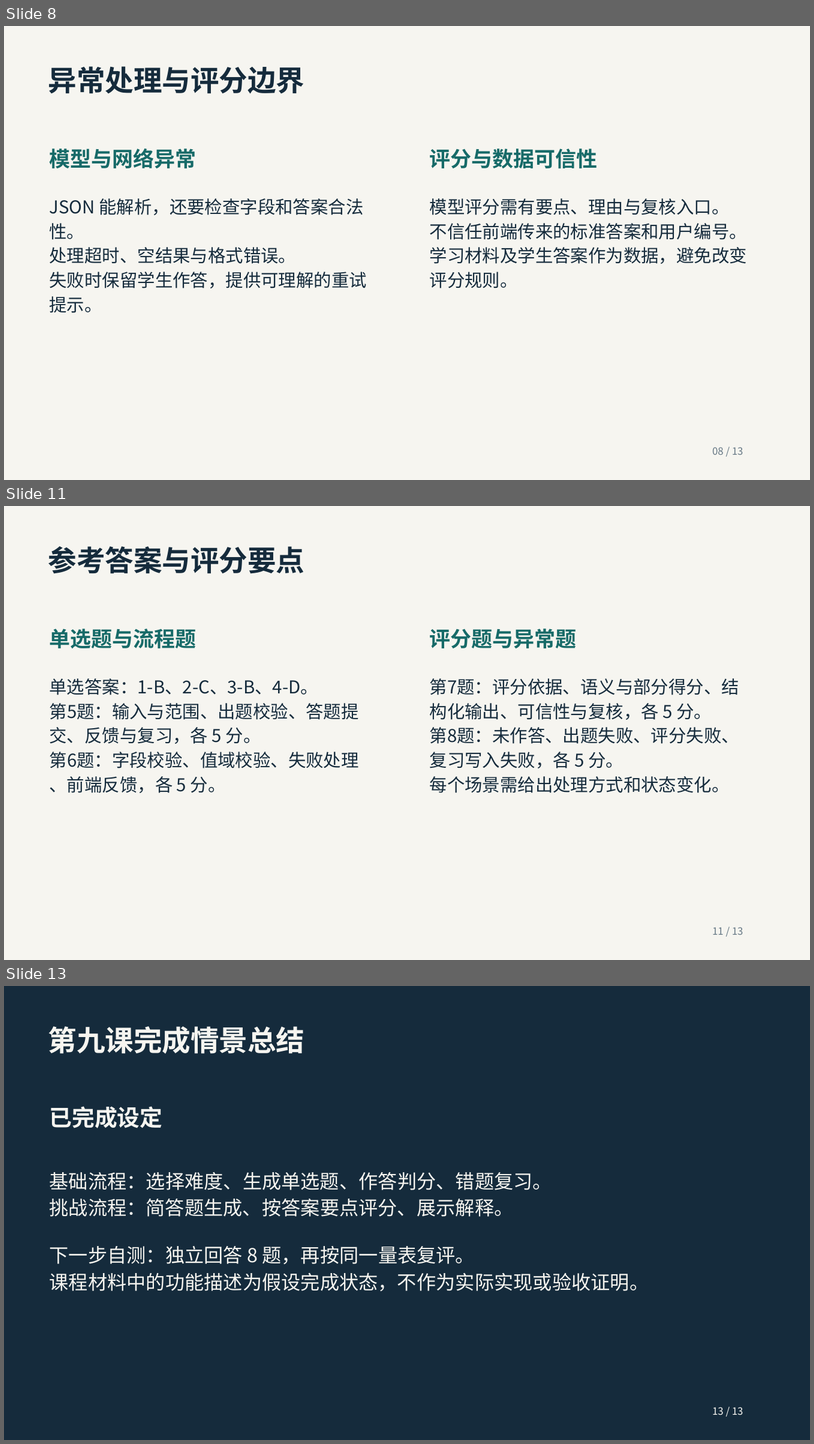
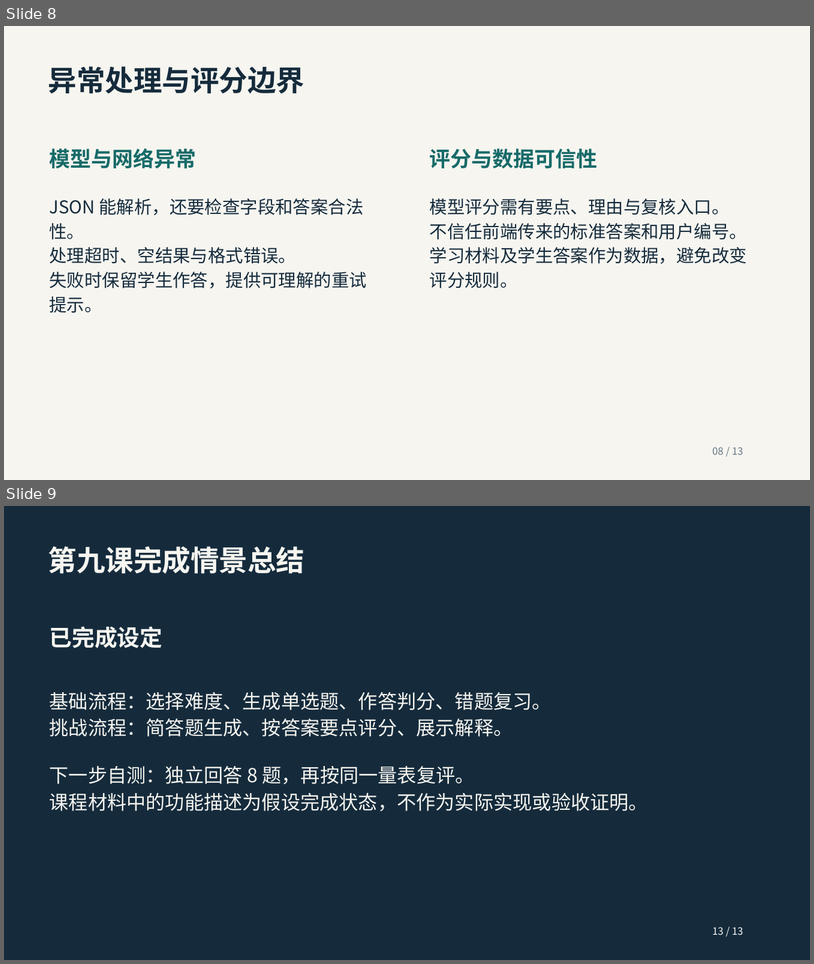
Before and after one commit to Acnlvou/feynman-platform, a slide deck: docs/作业提交/第09课_AI出题与智能测评/第09课_AI出题与智能测评_学习总结.pptx. Shown one above the other, each under a label of ours: slides 8, 11 and 13 before the commit, slides 8 and 9 after it; the slides between them are not shown. The pictures are 814x1444 and 814x964 pixels, drawn with LibreOffice and Linux fonts; fonts in the diff are those of the drawing. Boxes give left, top, right and bottom in pixels: in the first picture for what was removed or moved away, otherwise in the second. Text is boxed around its words. In the diff, an @@ line names an element or a change of style, - is before the commit and + after.

```diff
--- a/docs/作业提交/第09课_AI出题与智能测评/第09课_AI出题与智能测评_学习总结.pptx
+++ b/docs/作业提交/第09课_AI出题与智能测评/第09课_AI出题与智能测评_学习总结.pptx
@@ slide 11 removed at (4, 506, 810, 960), background #F6F5F0 @@
@@ text removed at (48, 546, 305, 574) @@
-参考答案与评分要点
@@ text removed at (50, 628, 197, 648) @@
-单选题与流程题
@@ text removed at (430, 628, 577, 648) @@
-评分题与异常题
@@ text removed at (50, 678, 359, 793) @@
-单选答案：1-B、2-C、3-B、4-D。
-第5题：输入与范围、出题校验、答题提
-交、反馈与复习，各 5 分。
-第6题：字段校验、值域校验、失败处理
-、前端反馈，各 5 分。
@@ text removed at (430, 678, 740, 793) @@
-第7题：评分依据、语义与部分得分、结
-构化输出、可信性与复核，各 5 分。
-第8题：未作答、出题失败、评分失败、
-复习写入失败，各 5 分。
-每个场景需给出处理方式和状态变化。
@@ text removed at (713, 927, 744, 934) @@
-11 / 13
@@ what was slide 13 is now slide 9 @@
```
Also in this commit, not shown: 3 other slides removed, 7 other files.
